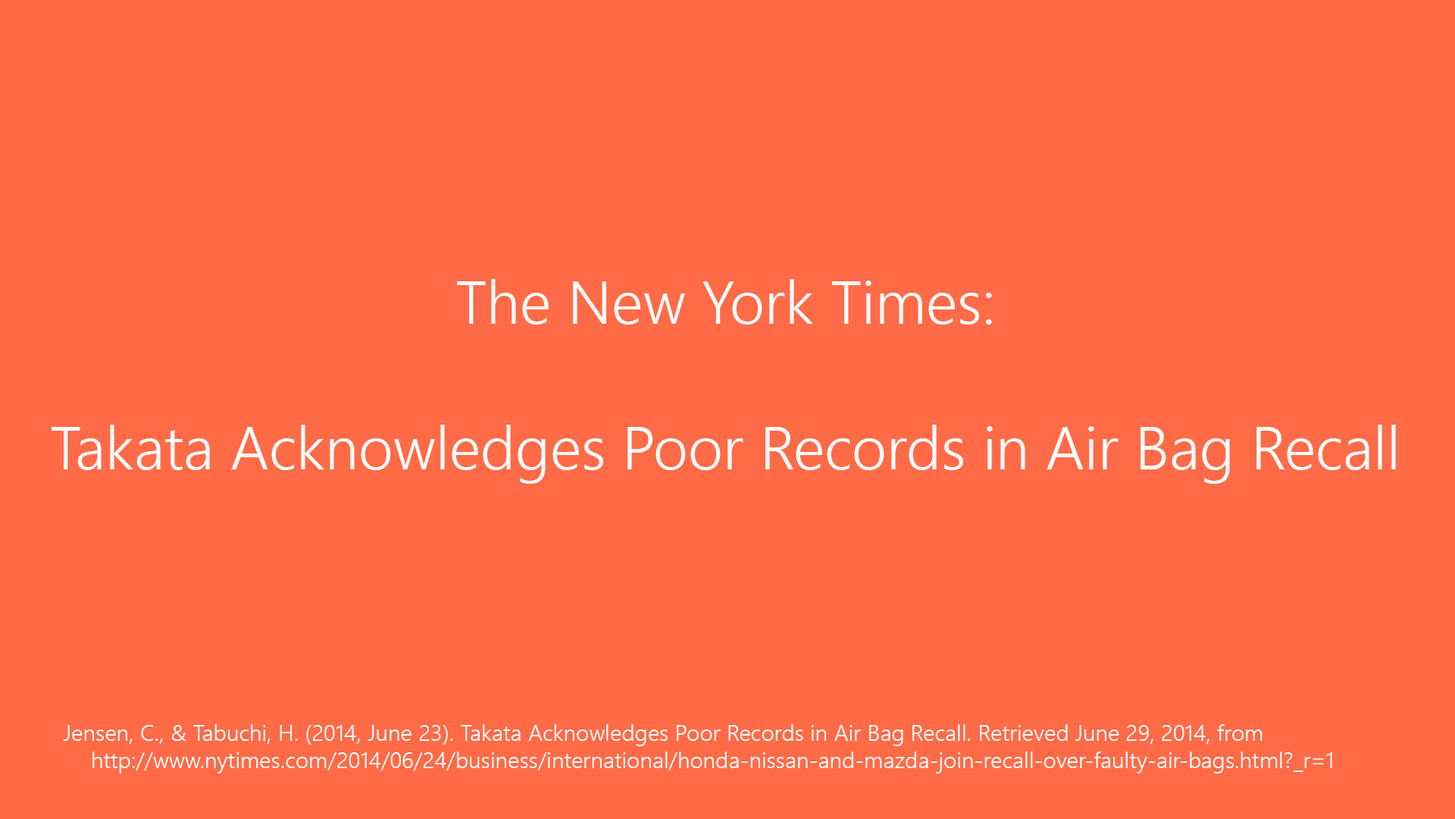
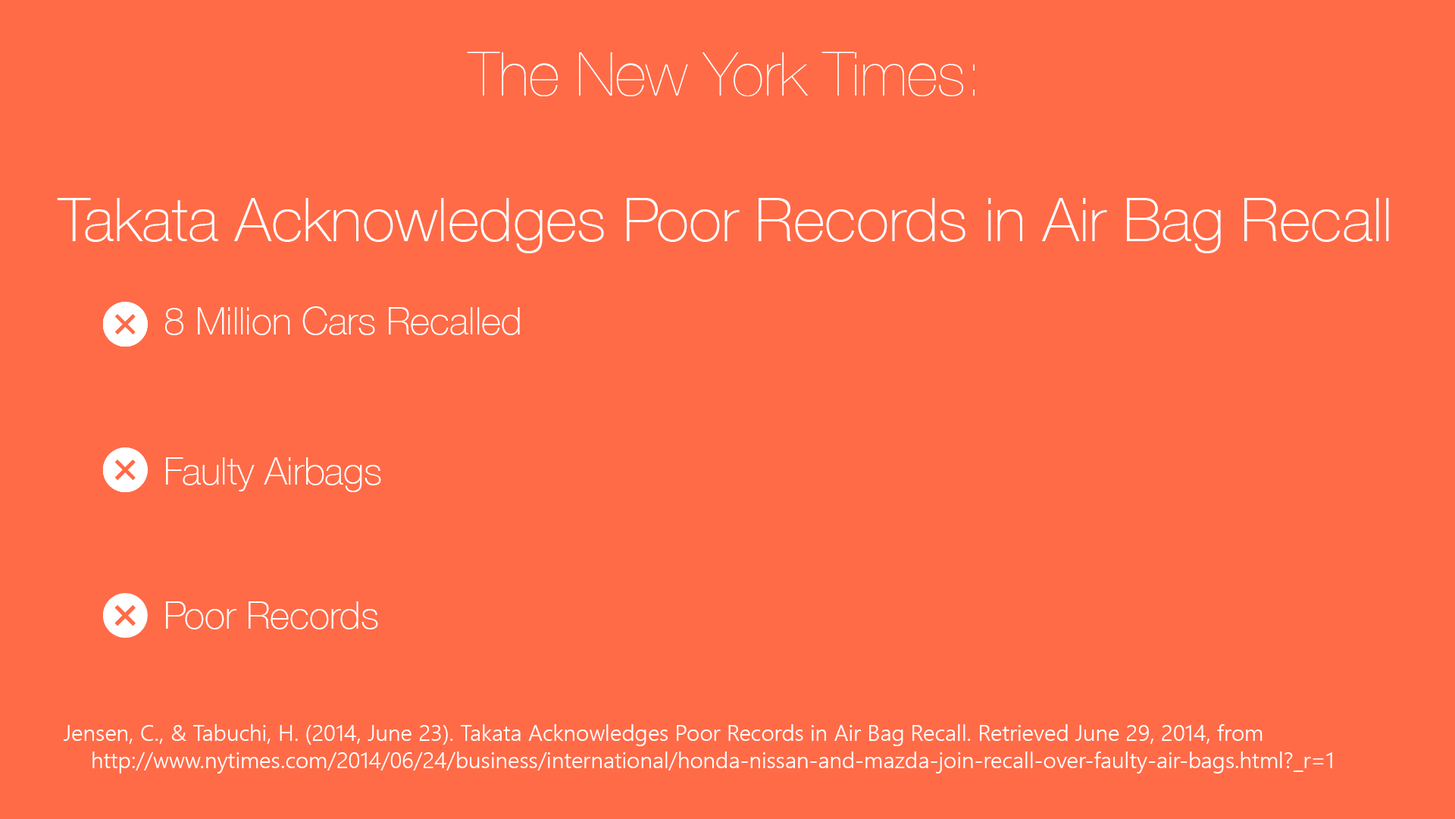
Before/after of a 1455×819 layered artwork. What changed in the layer stack:
added group "X Boxes" with 9 layers above "The New York Times: Takata Acknowledges Poor Records in Air" over 103, 301, 520, 638
added group "Top" with 2 layers in group "X Boxes" over 103, 301, 520, 347
added layer (unnamed layer) (1st of 3, in "X Boxes" › "Top") in group "Top" over 103, 301, 148, 347
added layer "8 Million Cars Recalled" in group "Top" over 164, 306, 520, 336
added group "Middle" with 2 layers in group "X Boxes" over 103, 301, 382, 492
added layer (unnamed layer) (2nd of 3, in "X Boxes" › "Middle") in group "Middle" over 103, 301, 148, 492
added layer "Faulty Airbags" in group "Middle" over 165, 457, 382, 492
added group "Bottom" with 2 layers in group "X Boxes" over 103, 301, 379, 638
added layer (unnamed layer) (3rd of 3, in "X Boxes" › "Bottom") in group "Bottom" over 103, 301, 148, 638
added layer "Poor Records" in group "Bottom" over 165, 601, 379, 630
painted on "The New York Times: Takata Acknowledges Poor Records in Air" over 51, 51, 1397, 484
